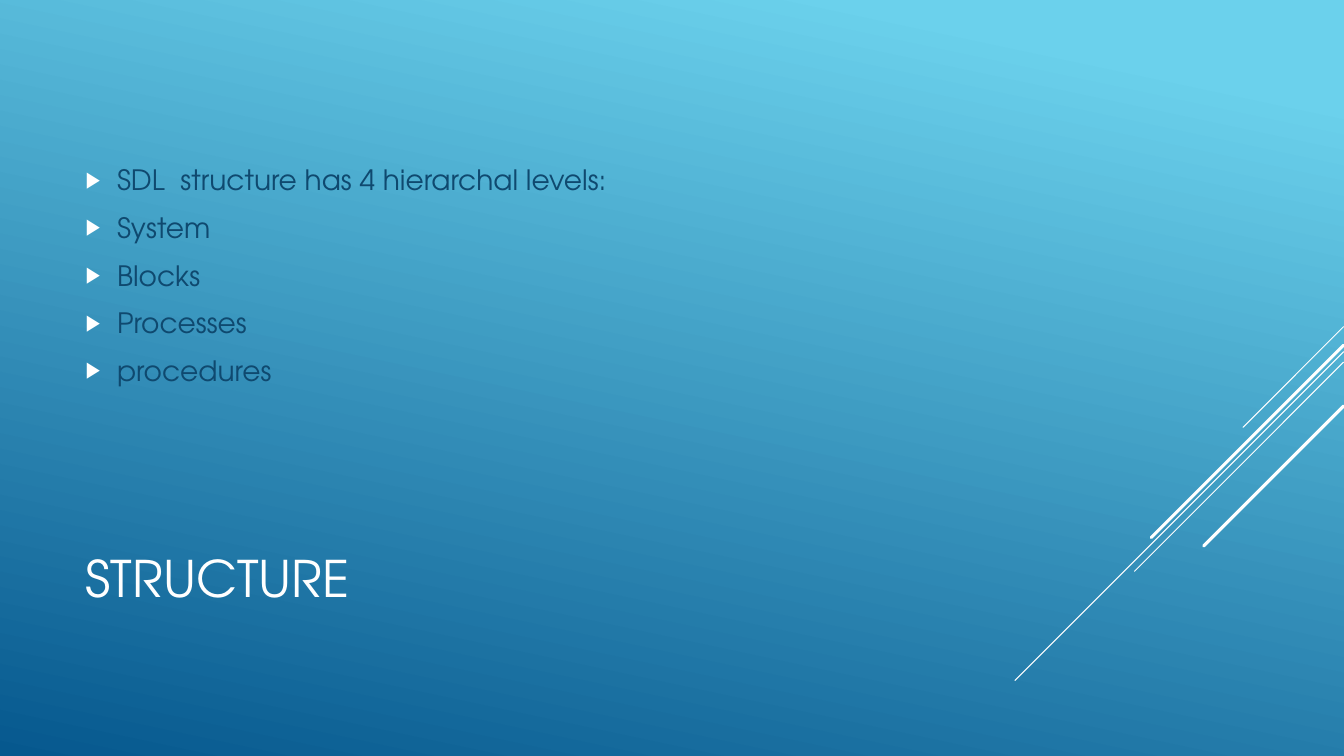
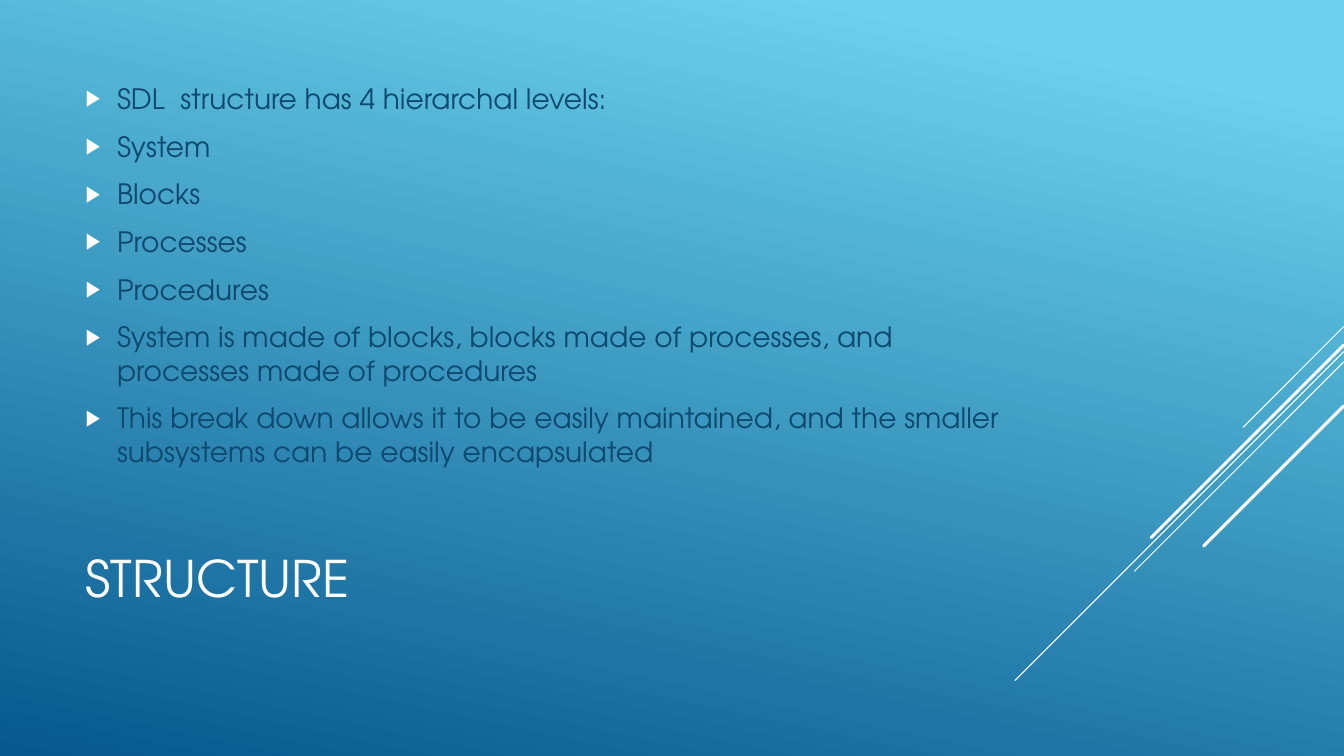
Before and after one commit to bmorale1/cpsc4175, a slide deck: slide 7 of Homework/SDL_IsaacMorales_cpsc4175.pptx. Drawn at 1344x756 pixels with LibreOffice and Linux fonts; fonts in the diff are those of the drawing. Boxes give left, top, right and bottom in pixels: in the first picture for what was removed or moved away, otherwise in the second. Text is boxed around its words. In the diff, an @@ line names an element or a change of style, - is before the commit and + after.

```diff
--- a/Homework/SDL_IsaacMorales_cpsc4175.pptx
+++ b/Homework/SDL_IsaacMorales_cpsc4175.pptx
@@ text at [117, 279, 998, 467]: text changed @@
-▶ procedures
+▶ Procedures
+▶ System is made of blocks, blocks made of processes, and processes made of procedures
+▶ This break down allows it to be easily maintained, and the smaller subsystems can be easily encapsulated
```
Also in this commit, not shown: 7 other slides changed.
